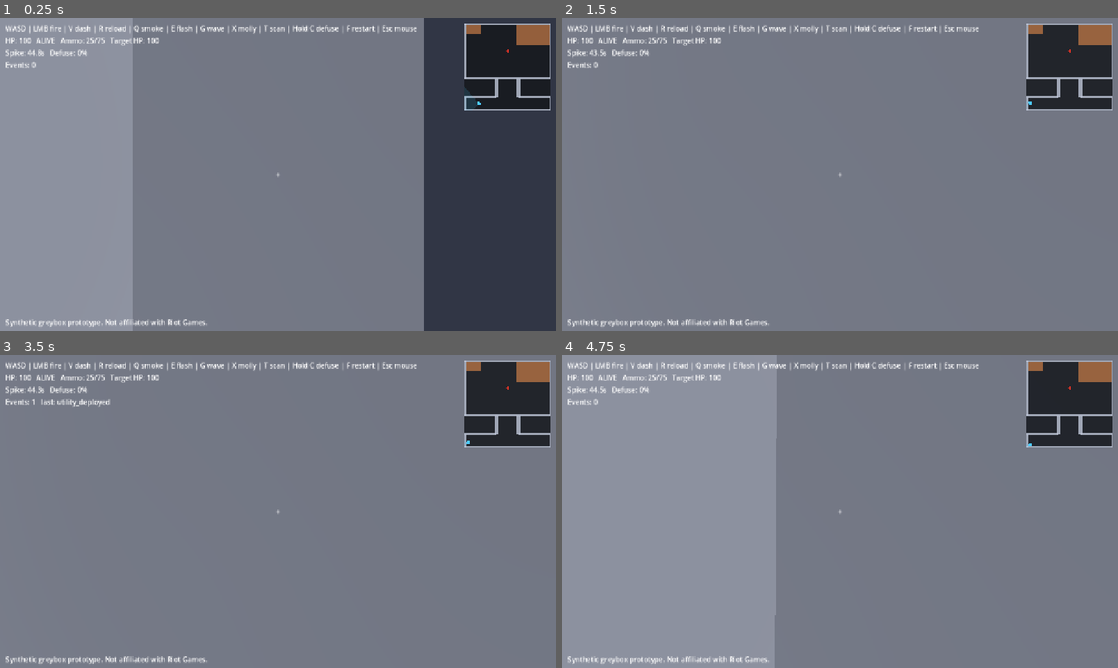
Above: before the commit, frames 1-4 (two rows, left to right).
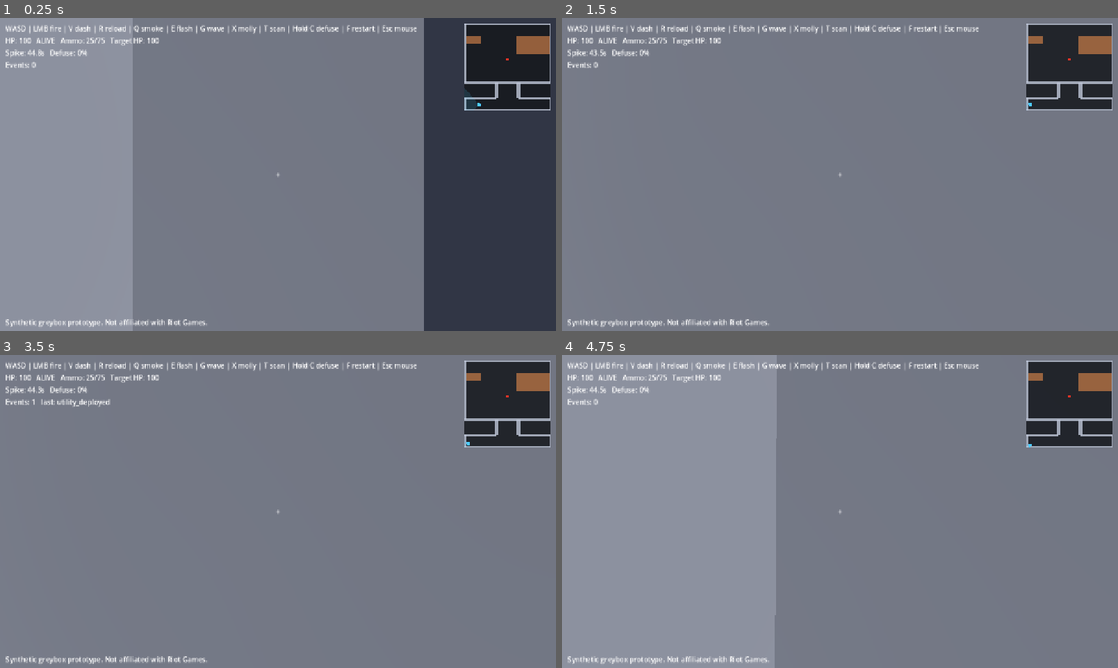
Above: after the commit, the same moments.

Repository: Wonho2007/callout-trainer
Game: Godot game, scene res://scenes/main.tscn
The game is run twice, just before and just after one commit, with the same random seed, the same clock (stepped at 60 frames per second) and the same inputs.
Inputs (mouse positions are in pixels of both pictures, inside the frame that each line leads up to):
- Up to frame 1 (0.25 s): no input
- Up to frame 2 (1.5 s): tap Enter at 0.5 s; move the mouse to (867, 174) at 0.52 s; hold Shift (walk) 0.53-1.28 s; hold W (move_forward) from 0.53 s (still down); tap Space (jump) at 0.77, 0.8, 1.07, 1.35 s; move the mouse to (812, 174) at 1.27 s
- Up to frame 3 (3.5 s): keep holding W (move_forward); tap Space (jump) at 1.52, 1.82, 2.3, 3.02, 3.32 s; tap Shift (walk) at 1.55, 3.05 s; move the mouse to (289, 505) at 2.02 s; hold G (blind_wave) 2.03-2.78 s; tap F (restart) at 2.75 s; move the mouse to (272, 517) at 2.77 s; tap Ctrl (crouch) at 2.85 s
- Up to frame 4 (4.75 s): keep holding W (move_forward); move the mouse to (878, 514) at 3.52 s; hold V (dash) 3.53-4.28 s; tap Space (jump) at 3.77, 3.8, 4.07, 4.52 s; tap F (restart) at 4.25 s; move the mouse to (795, 508) at 4.27 s; tap C (defuse) at 4.35 s; tap Shift (walk) at 4.55 s

The runs differ from the first frame. In frame 1, 0.9% of the frame differs, in the area x 83-99%, y 2-30%; in frame 2, 0.9%; in frame 3, 0.9%; in frame 4, 0.9%.

Commit message:
Deepen the room from the arch; add walk-in divot builder (not yet cut into floor)
Extend the room north (wall_north z -6 -> -9) with matching side walls, floor
and room region. _build_divot now generates a walkable sloped recessed pit with
trimesh collision; the divot data sits under box_top_right but is currently
hidden by the solid floor (floor-hole cut reverted earlier for a movement
regression). Floor-carving to expose the divot is the next step.

Diff:
--- a/world/maps/b_site.json
+++ b/world/maps/b_site.json
@@ -4,7 +4,7 @@
   "note": "Greybox: a small room with corner boxes, a vertical entry hallway at the bottom-middle, opening into a horiz …(195 unchanged characters)…
   "id": "b_site_box",
   "bounds": {
-    "min": [-6, 0, -6],
+    "min": [-6, 0, -9],
     "max": [6, 5, 13]
   },
   "floor": {
@@ -14,9 +14,9 @@
   "ceiling_height": 5,
   "wall_thickness": 0.5,
   "walls": [
-    { "id": "wall_north", "position": [0, 2.5, -6], "size": [12, 5, 0.5] },
-    { "id": "wall_east", "position": [6, 2.5, 0], "size": [0.5, 5, 12] },
-    { "id": "wall_west", "position": [-6, 2.5, 0], "size": [0.5, 5, 12] },
+    { "id": "wall_north", "position": [0, 2.5, -9], "size": [12, 5, 0.5] },
+    { "id": "wall_east", "position": [6, 2.5, -1.5], "size": [0.5, 5, 15] },
+    { "id": "wall_west", "position": [-6, 2.5, -1.5], "size": [0.5, 5, 15] },
 
     { "id": "wall_south_left", "position": [-3.75, 2.5, 6], "size": [4.5, 5, 0.5] },
     { "id": "wall_south_right", "position": [3.75, 2.5, 6], "size": [4.5, 5, 0.5] },
@@ -35,8 +35,11 @@
     { "id": "box_top_right", "position": [3.5, 0.75, -3.5], "size": [4.5, 1.5, 4.5] },
     { "id": "box_top_left", "position": [-4.75, 0.5, -4.75], "size": [2, 1, 2] }
   ],
+  "divots": [
+    { "id": "divot_top_right", "center": [3.5, 0, -2.5], "radius": 1.6, "depth": 0.9 }
+  ],
   "regions": [
-    { "id": "room", "name": "Room", "center": [0, 2, -1], "size": [11, 5, 9] },
+    { "id": "room", "name": "Room", "center": [0, 2, -2.5], "size": [11, 5, 12] },
     { "id": "entry", "name": "Entry", "center": [0, 2, 8], "size": [3, 5, 4] },
     { "id": "corridor", "name": "Corridor", "center": [0, 2, 11.5], "size": [11, 5, 3] }
   ],
--- a/world/sandbox_builder.gd
+++ b/world/sandbox_builder.gd
@@ -180,6 +180,8 @@
 		_build_solid_box(wall, nav_region, Color(0.80, 0.82, 0.88))
 	for box in m["cover"]:
 		_build_solid_box(box, nav_region, Color(0.90, 0.45, 0.15))
+	for divot in m.get("divots", []):
+		_build_divot(divot, nav_region)
 
 	var regions := Node3D.new()
 	regions.name = REGIONS_ROOT
@@ -228,13 +230,72 @@
 	var fx := float(size2[0])
 	var fz := float(size2[1])
 	var fy := float(floor_data.get("y", 0))
-	# Represent the floor as a thin solid box so collision matches the mesh.
+	# Solid thin box floor (collision matches the mesh). Divots cut their own
+	# hole via _build_divot, which also carves the floor collision locally.
 	var floor_box := {
 		"id": "floor",
 		"position": [0, fy - 0.05, 0],
 		"size": [fx, 0.1, fz],
 	}
 	_build_solid_box(floor_box, parent, Color(0.30, 0.31, 0.34))
+
+
+## A shallow circular divot (recessed disc) in the floor. Rendered as a darker
+## sunken cylinder with a thin rim so it reads as a depression. For the greybox
+## A walk-in circular divot: a recessed floor disc with a sloped conical rim so
+## the player can walk down into it and back out without sliding or jumping. The
+## slope is kept at/under the floor angle limit. Built as a procedural mesh with
+## matching trimesh collision. `radius` is the flat bottom radius; `depth` is how
+## deep; the sloped rim extends `depth` further out (45-degree walkable ramp).
+func _build_divot(divot: Dictionary, parent: Node3D) -> void:
+	var id := String(divot.get("id", "divot"))
+	var center := _to_vec3(divot.get("center", [0, 0, 0]))
+	var bottom_radius := float(divot.get("radius", 2.0))
+	var depth := float(divot.get("depth", 0.9))
+	# A 45-degree ramp: horizontal run equals the vertical depth.
+	var top_radius := bottom_radius + depth
+	var segments := 48
+
+	var body := StaticBody3D.new()
+	body.name = id
+	body.position = Vector3(center.x, 0.0, center.z)
+	body.collision_layer = LAYER_WORLD
+	body.collision_mask = 0
+	parent.add_child(body)
+
+	# Build the surface: flat bottom disc at y=-depth + a conical ramp wall from
+	# the top rim (y=0, top_radius) down to the bottom edge (y=-depth, bottom_radius).
+	var st := SurfaceTool.new()
+	st.begin(Mesh.PRIMITIVE_TRIANGLES)
+	var bottom_center := Vector3(0, -depth, 0)
+	for i in range(segments):
+		var a0 := TAU * float(i) / float(segments)
+		var a1 := TAU * float(i + 1) / float(segments)
+		var top0 := Vector3(cos(a0) * top_radius, 0.0, sin(a0) * top_radius)
+		var top1 := Vector3(cos(a1) * top_radius, 0.0, sin(a1) * top_radius)
+		var bot0 := Vector3(cos(a0) * bottom_radius, -depth, sin(a0) * bottom_radius)
+		var bot1 := Vector3(cos(a1) * bottom_radius, -depth, sin(a1) * bottom_radius)
+		# Ramp wall (two triangles per segment), wound to face up/inward.
+		st.add_vertex(top0); st.add_vertex(bot0); st.add_vertex(top1)
+		st.add_vertex(top1); st.add_vertex(bot0); st.add_vertex(bot1)
+		# Flat bottom fan.
+		st.add_vertex(bot0); st.add_vertex(bottom_center); st.add_vertex(bot1)
+	st.generate_normals()
+	var mesh := st.commit()
+
+	var mesh_instance := MeshInstance3D.new()
+	mesh_instance.mesh = mesh
+	var mat := StandardMaterial3D.new()
+	mat.albedo_color = Color(0.24, 0.25, 0.29)
+	mat.cull_mode = BaseMaterial3D.CULL_DISABLED  # visible from inside the pit
+	mesh_instance.material_override = mat
+	body.add_child(mesh_instance)
+
+	# Matching collision from the same surface so the player walks the ramp/floor.
+	var collision := CollisionShape3D.new()
+	var shape := mesh.create_trimesh_shape()
+	collision.shape = shape
+	body.add_child(collision)
 
 
 func _build_solid_box(box: Dictionary, parent: Node3D, color: Color = Color(0.6, 0.6, 0.62)) -> void:
